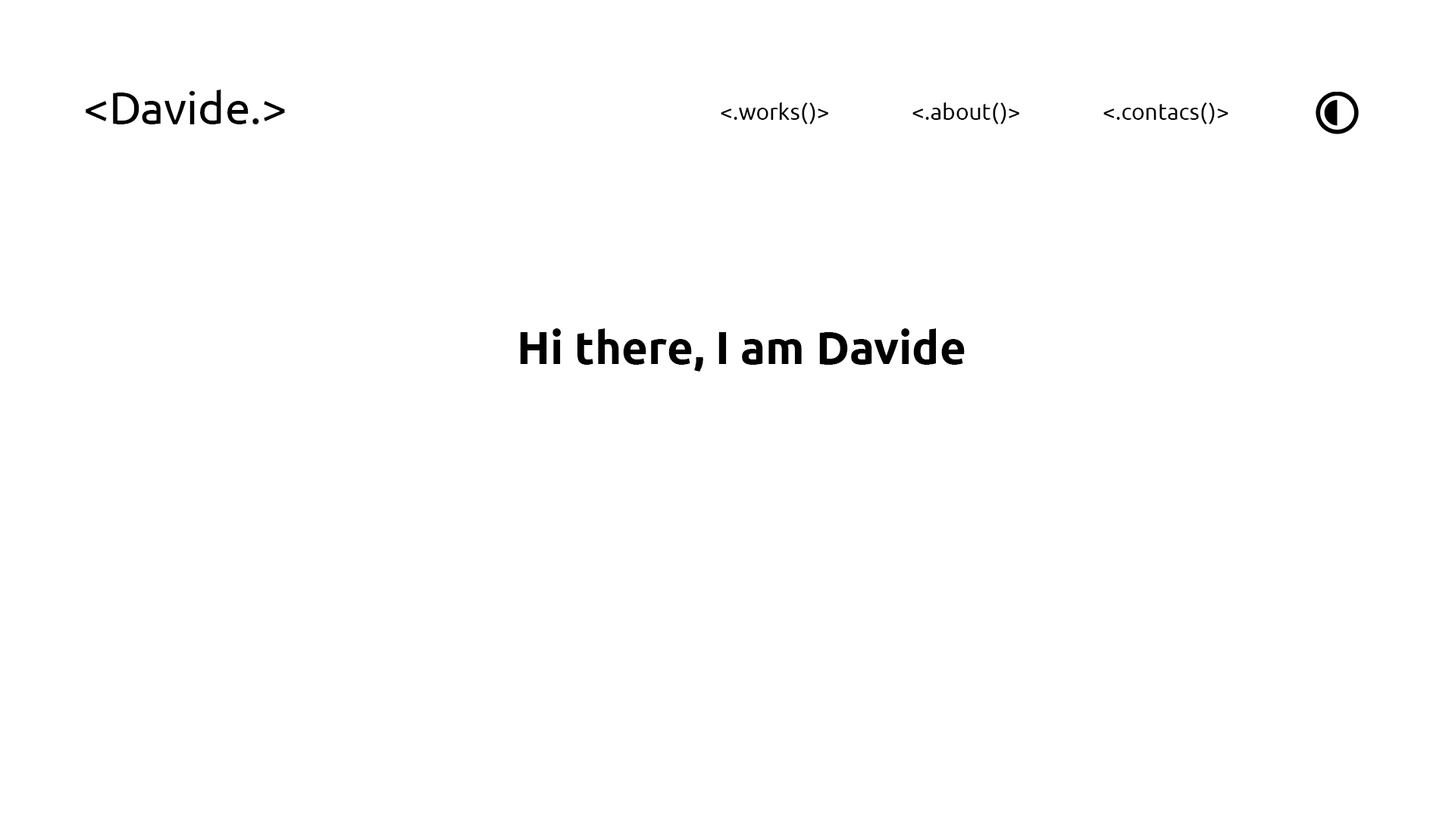
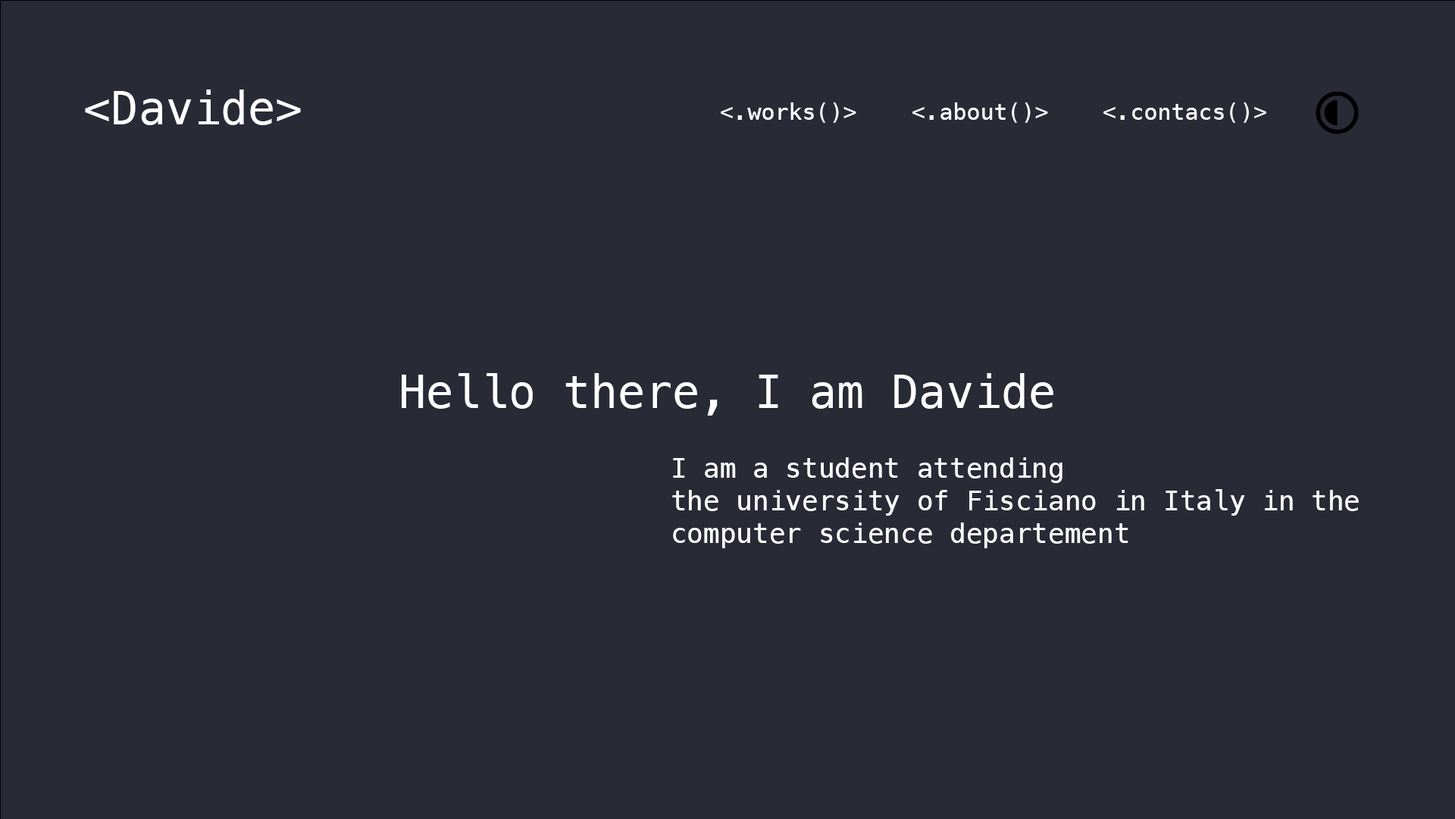
Layered file, before and after one edit (1455 x 819). Changes by layer:
moved "HomePage" above "Works" over (0, 0, 1455, 819)
added layer "I am a student attending the university of Fisciano in Italy i" in group "Body" over (672, 457, 1360, 549)
renamed "Hi there, I am Davide" to "Hello there, I am Davide", moved it into group "Body", painted on it over (401, 328, 1054, 416)
painted on "<.about()>" (1st of 4, in "HomePage" › "Navbar") over (912, 102, 1049, 125)
painted on "<.contacs()>" (1st of 4, in "HomePage" › "Navbar") over (1103, 102, 1267, 125)
painted on "<.works()>" (1st of 4, in "HomePage" › "Navbar") over (720, 102, 857, 125)
renamed "<Davide.>" to "<Davide>", painted on it over (84, 89, 301, 126)
added layer "Rettangolo 1" in group "HomePage" over (0, 0, 1455, 819)
